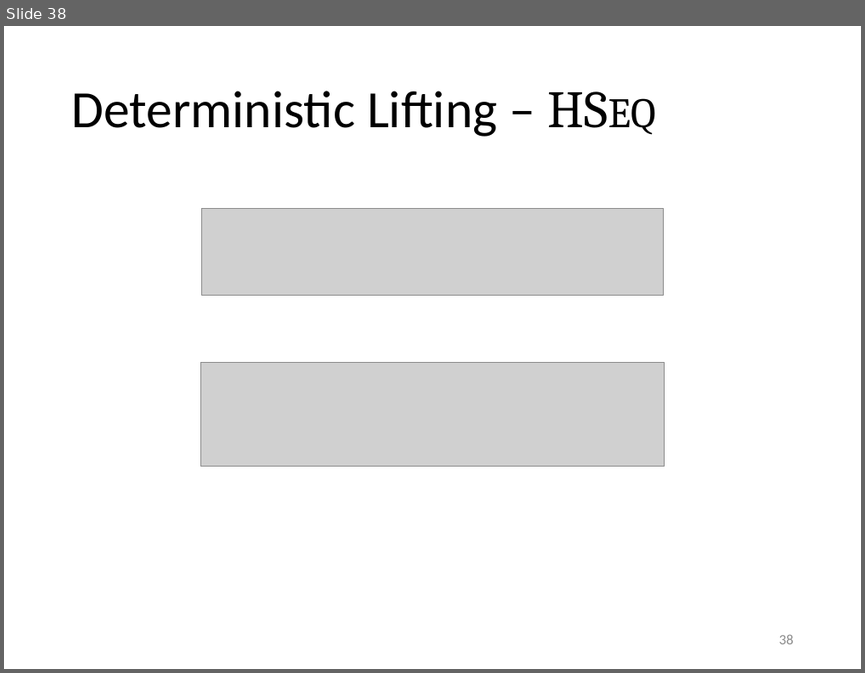
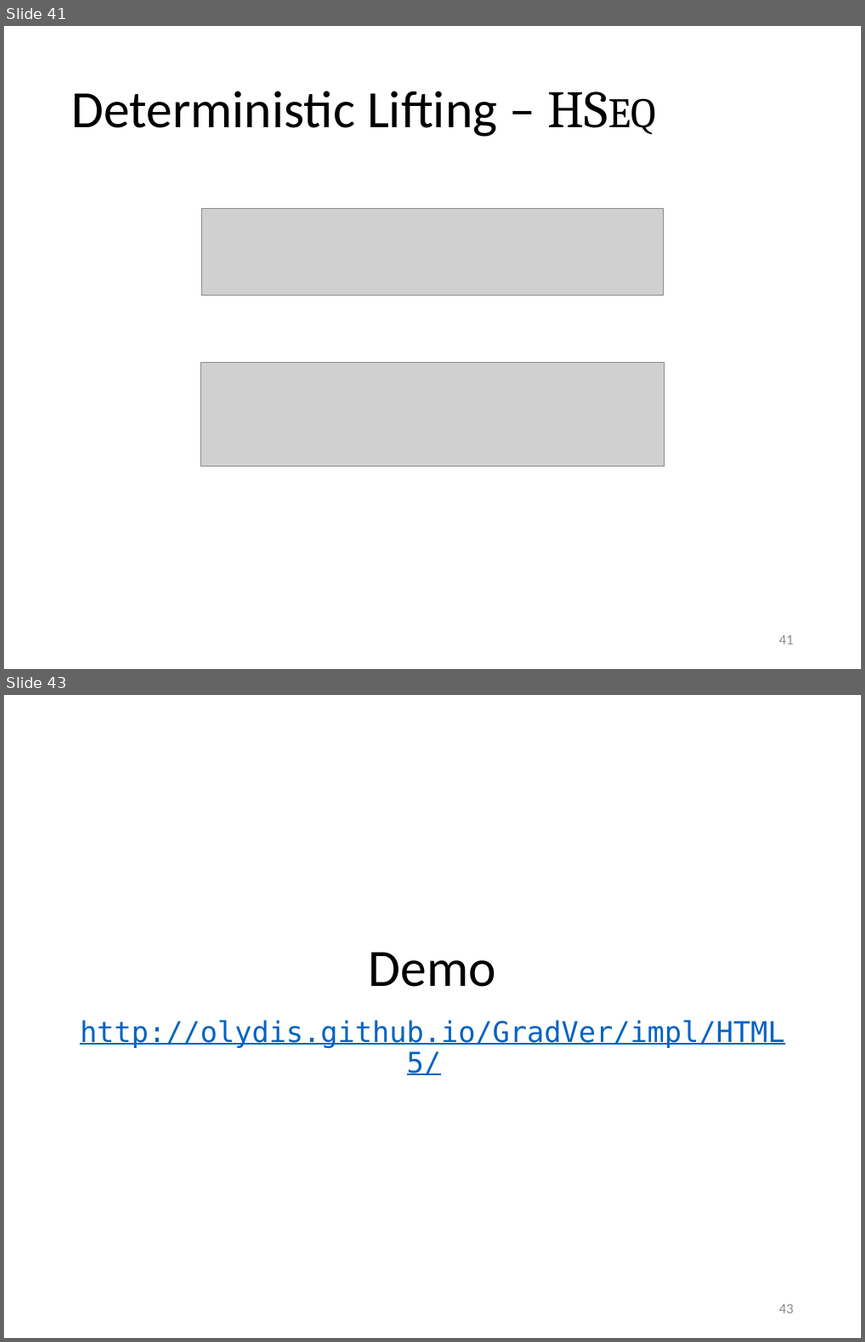
Before and after one commit to olydis/GradVerThesis, a slide deck: presentation/PLunch.pptm. Shown one above the other, each under a label of ours: slide 38 before the commit, slides 41 and 43 after it; the slides between them are not shown. The pictures are 865x673 and 865x1342 pixels, drawn with LibreOffice and Linux fonts; fonts in the diff are those of the drawing; grey boxes stand for pictures. Boxes give left, top, right and bottom in pixels: in the first picture for what was removed or moved away, otherwise in the second. Text is boxed around its words. In the diff, an @@ line names an element or a change of style, - is before the commit and + after.

```diff
--- a/presentation/PLunch.pptm
+++ b/presentation/PLunch.pptm
@@ slide 43 added at [4, 695, 861, 1338], background #FFFFFF @@
@@ title added at [80, 952, 784, 1048], 24 pt, text #0563C1, underline @@
+Demo
+http://olydis.github.io/GradVer/impl/HTML5/
@@ page number added at [779, 1304, 794, 1313], 12 pt, text #8C8C8C @@
+43
@@ what was slide 38 is now slide 41 @@
@@ page number at [779, 635, 794, 644]: text changed @@
-38
+41
```
Also in this commit, not shown: 2 slides changed, 4 other slides added, 4 other files.
